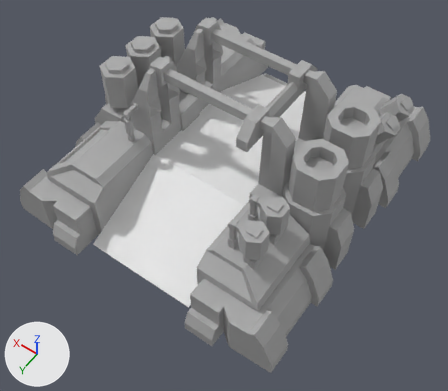
The FBX model art/original_models/L_vehicle_factory_adv.FBX, before and after one commit.
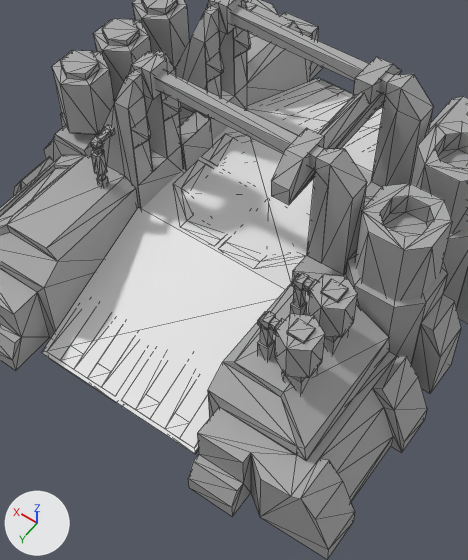
Each version is shown whole from a 50 mm lens placed at (-45.3, 67.1, 94.7), pointed at (-4.5, 9.9, 4.7), then close up on the part from 15% to 80% of the width and 6% to 96% of the height. The lights are fixed; the arrows at lower left show +X, +Y and +Z. The close-ups show mesh edges as thin lines. Vertices at the same position are counted once.

Script lines for the objects in view, before the commit:
```python
me_mesh = bpy.data.meshes.new('Mesh')
me_mesh.from_pydata(...)  # 8 vertices, 12 faces; spans x -1.71..1.66, y -1.0..1.0, z -0.68..0.54
me_mesh_001 = bpy.data.meshes.new('Mesh.001')
me_mesh_001.from_pydata(...)  # 1266 vertices, 2070 faces; spans x -28.8..28.4, y -31.4..32.7, z -1.8..26.9
me_mesh_001.materials.append(mat_lambert1)  # grey #aaaaaa
ob_l_vehicle_factory_adv_nav = bpy.data.objects.new('L_vehicle_factory_adv_nav', me_mesh)
ob_l_vehicle_factory_adv_nav.location = (0.0, 0.8, 3.9)
ob_l_vehicle_factory_adv_nav.scale = (6.56, 28.9, 6.56)
ob_mesh = bpy.data.objects.new('mesh', me_mesh_001)
ob_mesh.location = (0.0, 0.0, 0.0)
```
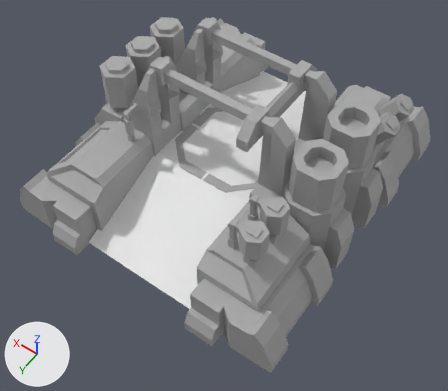
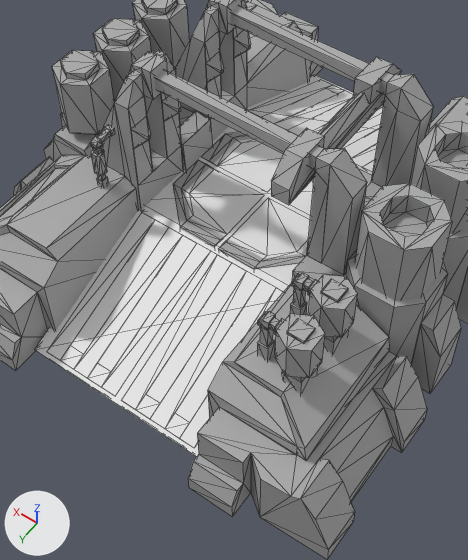
Commit message: Fix nav mesh

Scene script edits in JSON lines:
```json
{"block": "me_mesh", "where": "# used by ob_l_vehicle_factory_adv_nav; location = (0.0, 0.8, 3.9); scale = (6.56, 28.9, 6.56)"}
{"op": "remove", "block": "me_mesh", "code": "me_mesh.from_pydata(...)  # 8 vertices, 12 faces; spans x -1.71..1.66, y -1.0..1.0, z -0.68..0.54"}
{"op": "add", "block": "me_mesh", "code": "me_mesh.from_pydata(...)  # 8 vertices, 12 faces; spans x -8.77..15.01, y -36.09..22.17, z -0.68..7.32"}
{"block": "me_mesh", "change": "me_mesh part 1: the whole mesh is rebuilt"}
{"op": "set", "path": "ob_l_vehicle_factory_adv_nav.scale", "old": "(6.56, 28.9, 6.56)", "new": "(1.0, 1.0, 1.0)"}
{"op": "set", "path": "ob_l_vehicle_factory_adv_nav.location", "old": "(0.0, 0.8, 3.9)", "new": "(-3.2, 7.7, 0.0)"}
```

Pixel boxes [x1, y1, x2, y2] of what changed, in the close-ups (468 x 560 px):
```json
{"object": "L_vehicle_factory_adv_nav", "change": "reshaped, moved, rescaled", "before": [41, 78, 383, 454], "after": [34, 75, 383, 457]}
```
